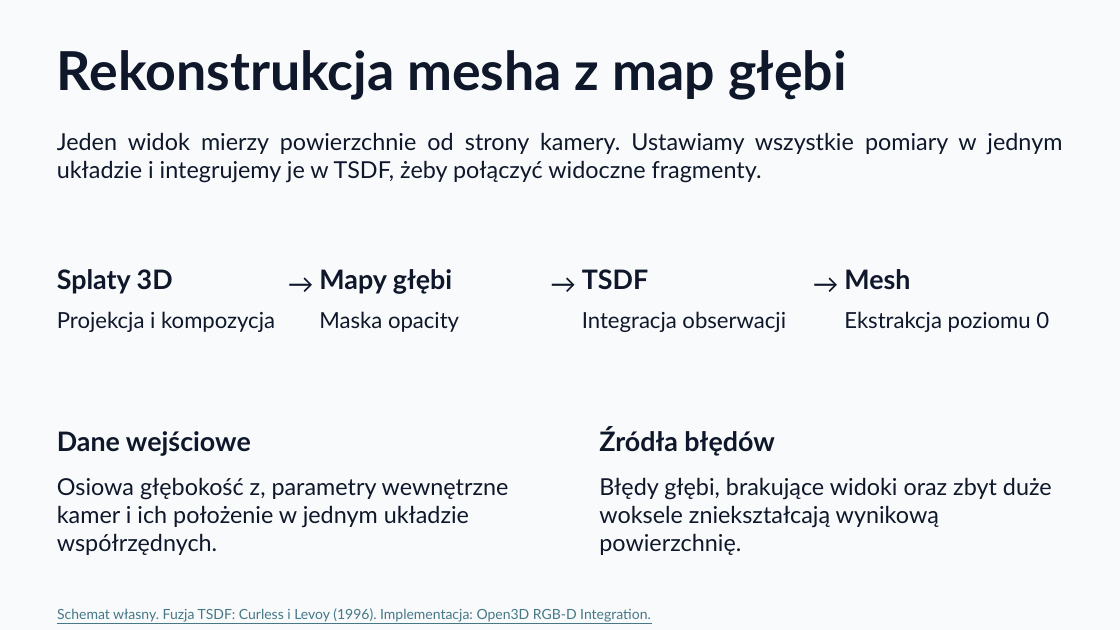
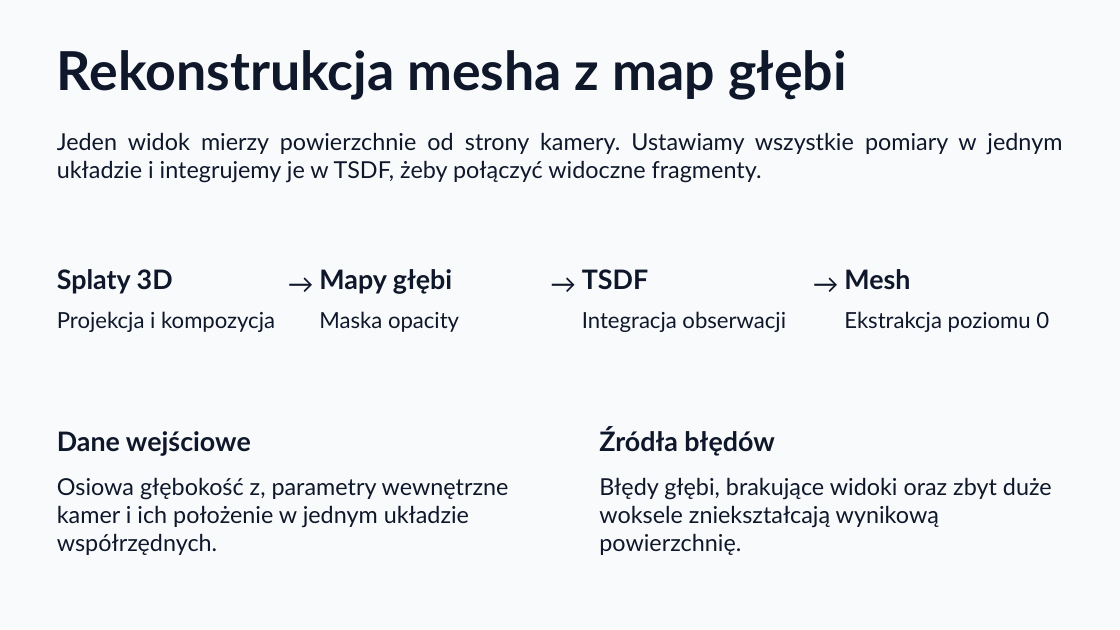
Before and after one commit to KajetanOzog/lab_6, a slide deck: slide 38 of prezentacja.pptx. Drawn at 1120x630 pixels with LibreOffice and Linux fonts; fonts in the diff are those of the drawing. Boxes give left, top, right and bottom in pixels: in the first picture for what was removed or moved away, otherwise in the second. Text is boxed around its words. In the diff, an @@ line names an element or a change of style, - is before the commit and + after.

```diff
--- a/prezentacja.pptx
+++ b/prezentacja.pptx
@@ text removed at bbox=[57, 608, 651, 622] @@
-Schemat własny. Fuzja TSDF: Curless i Levoy (1996). Implementacja: Open3D RGB-D Integration.
```
Also in this commit, not shown: 15 other slides changed, 2 other files.
